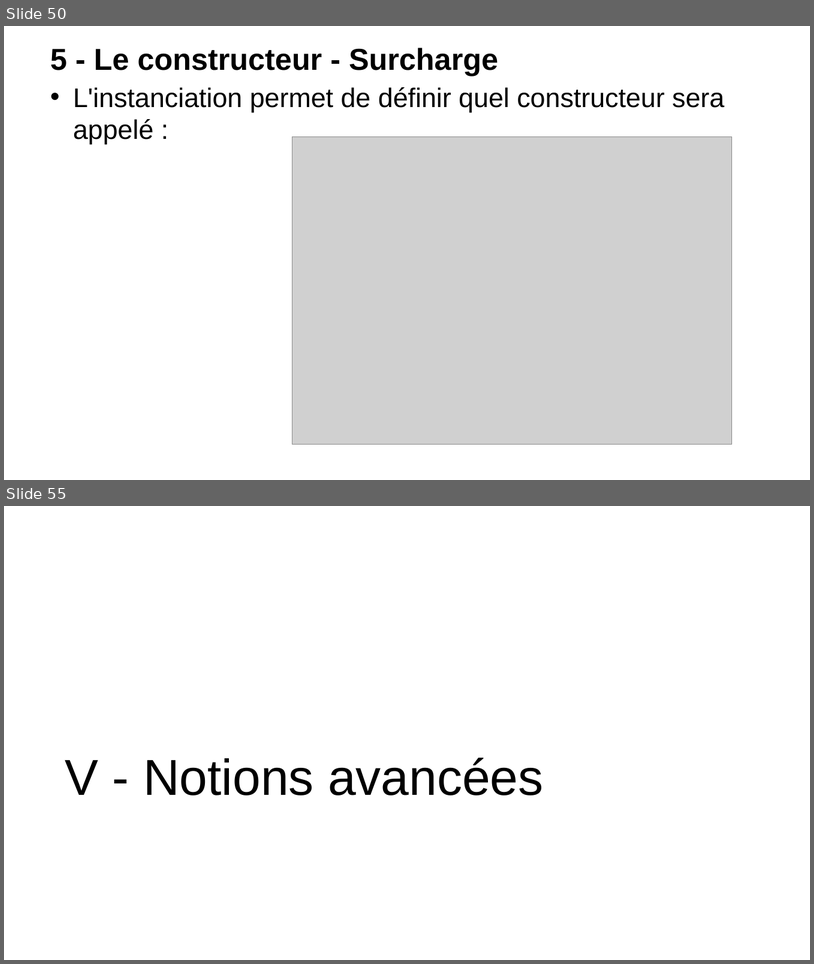
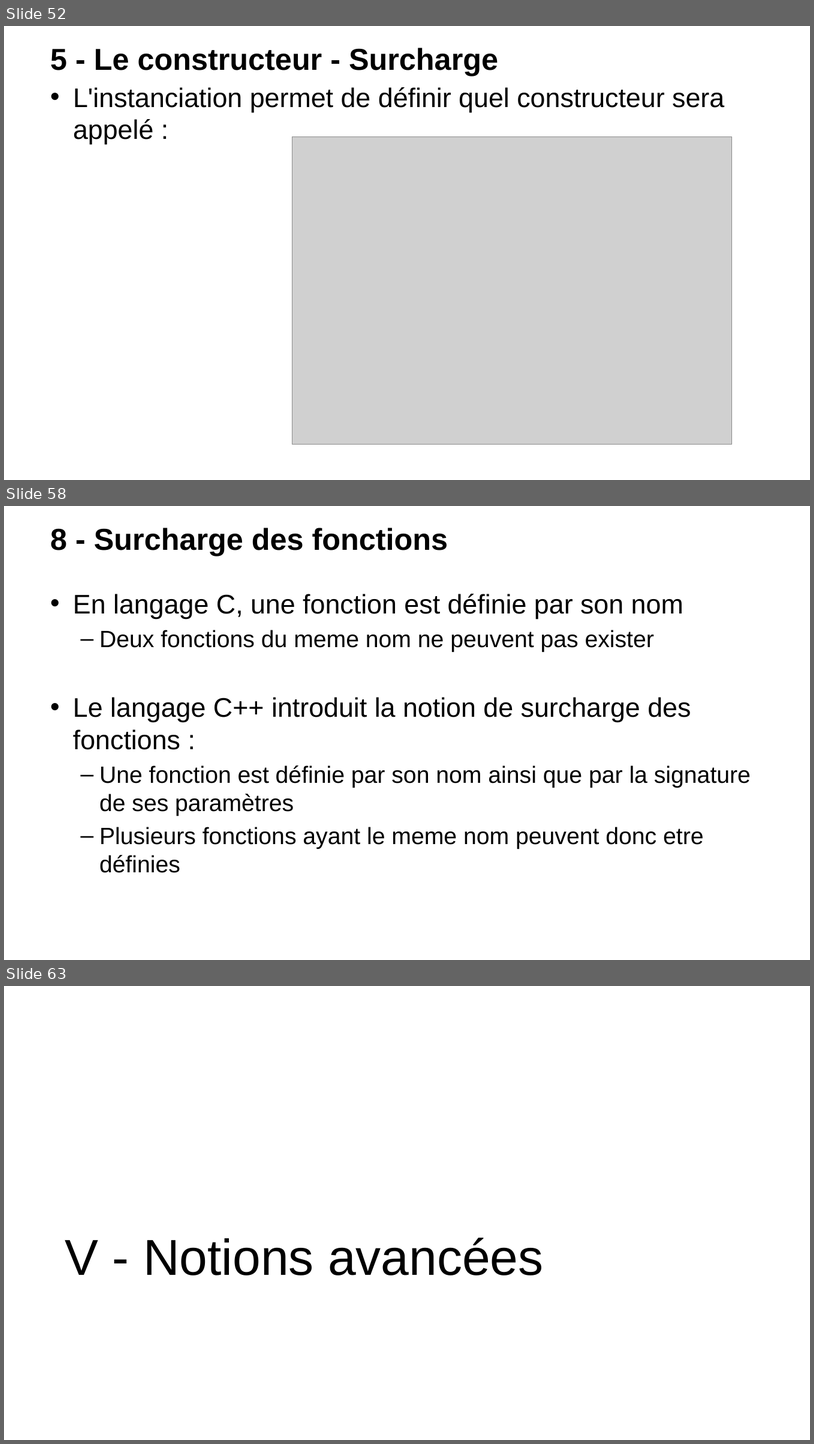
Before and after one commit to t-tortosa/cppCourses, a slide deck: POO.pptx. Shown one above the other, each under a label of ours: slides 50 and 55 before the commit, slides 52, 58 and 63 after it; the slides between them are not shown. The pictures are 814x964 and 814x1444 pixels, drawn with LibreOffice and Linux fonts; fonts in the diff are those of the drawing; grey boxes stand for pictures; background and template pictures are left out. Boxes give left, top, right and bottom in pixels: in the first picture for what was removed or moved away, otherwise in the second. Text is boxed around its words. In the diff, an @@ line names an element or a change of style, - is before the commit and + after.

```diff
--- a/POO.pptx
+++ b/POO.pptx
@@ slide 58 added at (4, 506, 810, 960), background picture (left out) @@
@@ title added at (50, 528, 449, 556), 36 pt, text #000000, bold @@
+8 - Surcharge des fonctions
@@ text added at (73, 594, 751, 873), 28 pt, text #000000 @@
+• En langage C, une fonction est définie par son nom
+  – Deux fonctions du meme nom ne peuvent pas exister
+• Le langage C++ introduit la notion de surcharge des fonctions :
+  – Une fonction est définie par son nom ainsi que par la signature de ses paramètres
+  – Plusieurs fonctions ayant le meme nom peuvent donc etre définies
@@ what was slide 50 is now slide 52 @@
@@ what was slide 55 is now slide 63 @@
```
Also in this commit, not shown: 4 slides changed, 7 other slides added, 4 other files.
